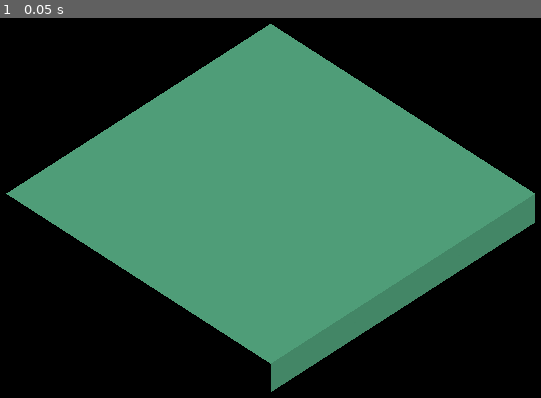
Above: before the commit, frame 1.
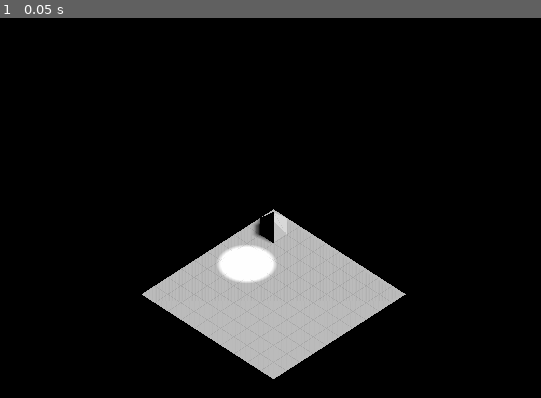
Above: after the commit, the same moment.

Repository: bbielsa/retro-terrain
Game: Godot game, scene res://scene/World.tscn
Same seed, same stepped clock (60 frames per second), same inputs: the game is played once before the commit and once after it.
Inputs:
- Up to frame 1 (0.05 s): no input

The runs differ from the first frame. In frame 1, 48% of the frame differs, in the area x 1-99%, y 1-99%.

Commit message:
Loading heightmap data from texture. Switched to SurfaceTool to generate the plane allowing me to set the UVs which I can use to draw the grid

Diff:
--- a/scene/World.tscn
+++ b/scene/World.tscn
@@ -151,14 +151,14 @@
 transform = Transform( 0.707107, -0.454519, 0.541675, 0, 0.766044, 0.642788, -0.707107, -0.454519, 0.541675, 20, 20, 20 )
 keep_aspect = 1
 cull_mask = 1048575
-environment = SubResource( 2 )
+environment = SubResource( 1 )
 h_offset = 0.0
 v_offset = 0.0
 doppler_tracking = 0
 projection = 1
 current = false
 fov = 70.0
-size = 12.0
+size = 48.0
 near = 0.05
 far = 100.0
 script = ExtResource( 2 )
--- a/scene/terrain.tscn
+++ b/scene/terrain.tscn
@@ -1,23 +1,18 @@
-[gd_scene load_steps=6 format=2]
+[gd_scene load_steps=5 format=2]
 
-[ext_resource path="res://src/shader/terrain/terrain.shader" type="Shader" id=1]
-[ext_resource path="res://src/terrain/terrain.gd" type="Script" id=2]
+[ext_resource path="res://src/terrain/terrain.gd" type="Script" id=1]
+[ext_resource path="res://src/shader/terrain/terrain.shader" type="Shader" id=2]
 [ext_resource path="res://src/terrain/terrain_model.gd" type="Script" id=3]
 
 [sub_resource type="ShaderMaterial" id=1]
 
 render_priority = 0
-shader = ExtResource( 1 )
-
-[sub_resource type="CubeMesh" id=2]
-
-material = SubResource( 1 )
-size = Vector3( 10, 2, 10 )
-subdivide_width = 10
-subdivide_height = 10
-subdivide_depth = 0
+shader = ExtResource( 2 )
+_sections_unfolded = [ "shader_param" ]
 
 [node name="Terrain" type="Spatial" index="0"]
+
+_sections_unfolded = [ "Transform" ]
 
 [node name="GridMap" type="GridMap" parent="." index="0"]
 
@@ -37,8 +32,9 @@
 "_editor_clip_": 0
 }
 
-[node name="Terrain" type="MeshInstance" parent="." index="1"]
+[node name="TerrainMeshInstance" type="MeshInstance" parent="." index="1"]
 
+transform = Transform( 2, 0, 0, 0, 2, 0, 0, 0, 2, 0, 0, 0 )
 layers = 1
 material_override = null
 cast_shadow = 1
@@ -48,13 +44,12 @@
 lod_min_hysteresis = 0.0
 lod_max_distance = 0.0
 lod_max_hysteresis = 0.0
-mesh = SubResource( 2 )
+mesh = null
 skeleton = NodePath("..")
-material/0 = null
-script = ExtResource( 2 )
-_sections_unfolded = [ "Geometry", "material" ]
-terrain_material = null
+script = ExtResource( 1 )
+_sections_unfolded = [ "Transform" ]
+terrain_material = SubResource( 1 )
 
-[node name="TerrainModel" type="Spatial" parent="Terrain" index="0"]
+[node name="TerrainModel" type="Spatial" parent="TerrainMeshInstance" index="0"]
 
 script = ExtResource( 3 )
--- a/src/shader/terrain/terrain.shader
+++ b/src/shader/terrain/terrain.shader
@@ -1,26 +1,34 @@
 shader_type spatial;
 
 uniform sampler2D height_map;
+uniform sampler2D grass_texture;
 
 void vertex() {
+		float height = texture(height_map, VERTEX.xz / 10.0).r;
 
+//		VERTEX.y = height;
 
-	if(VERTEX.y > 0.0) {
-		float height = texture(height_map, UV).r * 256.0;
+//	if(VERTEX.x == 4.0 && VERTEX.z == 4.0)
+//		VERTEX.y = 1.0;
 
-		VERTEX.y = height;
-
-	}
+	VERTEX.y += height * 255.0;
 }
 
 void fragment() {
 	NORMAL = normalize(cross(dFdx(VERTEX), dFdy(VERTEX)));
 
-	ALBEDO = vec3(39.0 / 256.0, 174.0 / 256.0, 96.0 / 256.0);
+//	ALBEDO = texture(height_map, VERTEX.xz).rgb;
+	ALBEDO = vec3(1.0);
+//	ALBEDO = vec3(39.0 / 256.0, 174.0 / 256.0, 96.0 / 256.0);
+//	ALBEDO = vec3(UV.x, 1.0, UV.y);
+//	if (UV.x > 0.9)
+//		ALBEDO = vec3(0.0);
+	if (UV2.x < 0.04) {
+		ALBEDO *= 0.8;
+	}
+}
 
-	//ALBEDO = vec3(UV.x, 0, UV.y);
 
-//	if(UV.x < 1.0){
-//		ALBEDO *= 0.8;
-//	}
-}
+//	vec2 texture_pos = vec2(mod(VERTEX.x, 32.0), mod(VERTEX.z, 32.0));
+//	vec2 texture_pos = vec2(0);
+//	ALBEDO = texture(grass_texture, UV).rgb;
--- a/src/terrain/terrain.gd
+++ b/src/terrain/terrain.gd
@@ -3,19 +3,76 @@
 export(ShaderMaterial) var terrain_material = null
 
 onready var terrain_model = get_node("TerrainModel")
-onready var terrain_shader = mesh.material
+var terrain_shader
 
 func _ready():
+	generate_terrain()
+
 	terrain_model.connect("terrain_changed", self, "_terrain_changed")
-	terrain_model.deform(4, 4, 1)
+	terrain_model.deform(1, 1, 1)
 
 	terrain_model.print_map()
+
+func generate_terrain():
+	var surface = SurfaceTool.new()
+
+	surface.begin(Mesh.PRIMITIVE_TRIANGLES)
+
+	for y in range(terrain_model.map_dimension):
+		for x in range(terrain_model.map_dimension):
+			add_tile(surface, x, y)
+
+	surface.generate_normals()
+	surface.index()
+	surface.set_material(terrain_material)
+
+	set_mesh(surface.commit())
+
+func add_tile(surface, x, y):
+	var offset = Vector3(x, 0, y)
+
+	var a = offset
+	var b = offset + Vector3(1, 0, 0)
+	var c = offset + Vector3(1, 0, 1)
+	var d = offset + Vector3(0, 0, 1)
+	var e = offset + Vector3(0.5, 0, 0.5)
+
+	var outer = Vector2(0, 0)
+	var inner = Vector2(1, 1)
+
+#	abe, bce, cde, dae
+	surface.add_uv2(outer)
+	surface.add_vertex(a)
+	surface.add_vertex(b)
+	surface.add_uv2(inner)
+	surface.add_vertex(e)
+
+#	surface.add_uv(Vector2(1, 0))
+	surface.add_uv2(outer)
+	surface.add_vertex(b)
+	surface.add_vertex(c)
+	surface.add_uv2(inner)
+	surface.add_vertex(e)
+
+#	surface.add_uv(Vector2(0, 1))
+	surface.add_uv2(outer)
+	surface.add_vertex(c)
+	surface.add_vertex(d)
+	surface.add_uv2(inner)
+	surface.add_vertex(e)
+
+#	surface.add_uv(Vector2(1, 1))
+	surface.add_uv2(outer)
+	surface.add_vertex(d)
+	surface.add_vertex(a)
+	surface.add_uv2(inner)
+	surface.add_vertex(e)
 
 func _terrain_changed(height_map):
 	print("_terrain_changed called, generating data texture")
 
 	var height_map_texture = generate_height_map_texture(height_map)
-	var shader = terrain_shader.shader
+	var shader = terrain_material.shader
 
 	set_texture_param(shader, "height_map", height_map_texture)
 
Binary file added: assets/texture/debug_grass.png
Not shown, added: assets/texture/debug_grass.png.import
Not shown: 1 places in scene/World.tscn that only renumber resources
